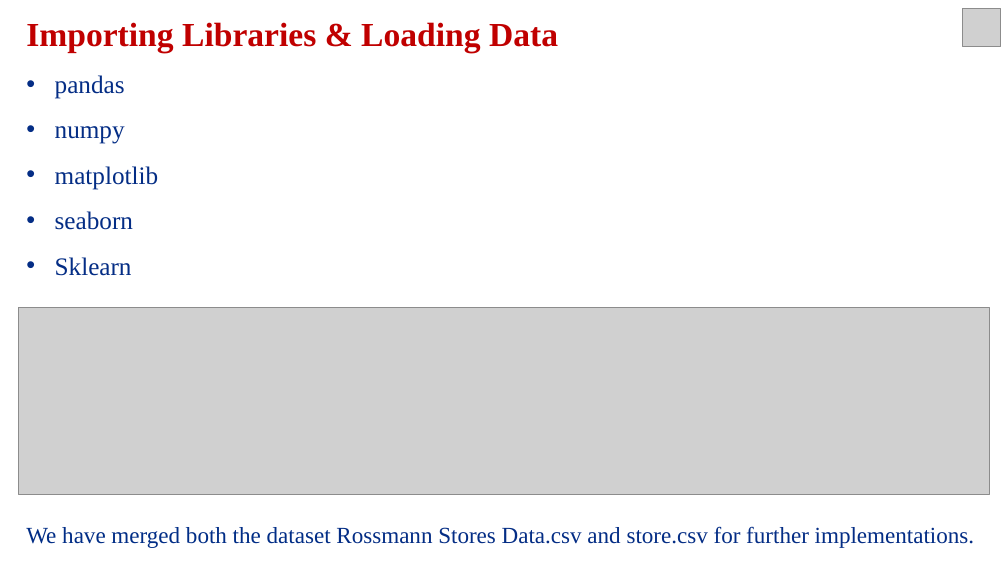
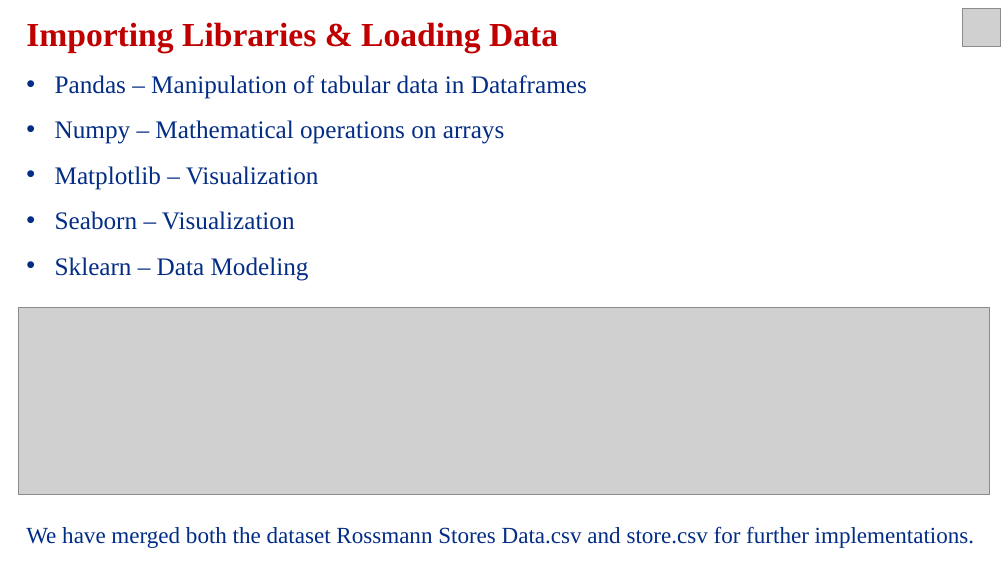
Before and after one commit to vivek16pawar/Retail-Sales-Prediction, a slide deck: slide 5 of Regression_Presentation.pptx. Drawn at 1008x567 pixels with LibreOffice and Linux fonts; fonts in the diff are those of the drawing; grey boxes stand for pictures. Boxes give left, top, right and bottom in pixels: in the first picture for what was removed or moved away, otherwise in the second. Text is boxed around its words. In the diff, an @@ line names an element or a change of style, - is before the commit and + after.

Commit message:
Presentation Slides

```diff
--- a/Regression_Presentation.pptx
+++ b/Regression_Presentation.pptx
@@ text at [55,75,587,281]: text changed @@
-• pandas
-• numpy
-• matplotlib
-• seaborn
-• Sklearn
+• Pandas – Manipulation of tabular data in Dataframes
+• Numpy – Mathematical operations on arrays
+• Matplotlib – Visualization
+• Seaborn – Visualization
+• Sklearn – Data Modeling
```
Also in this commit, not shown: 5 other slides changed.
